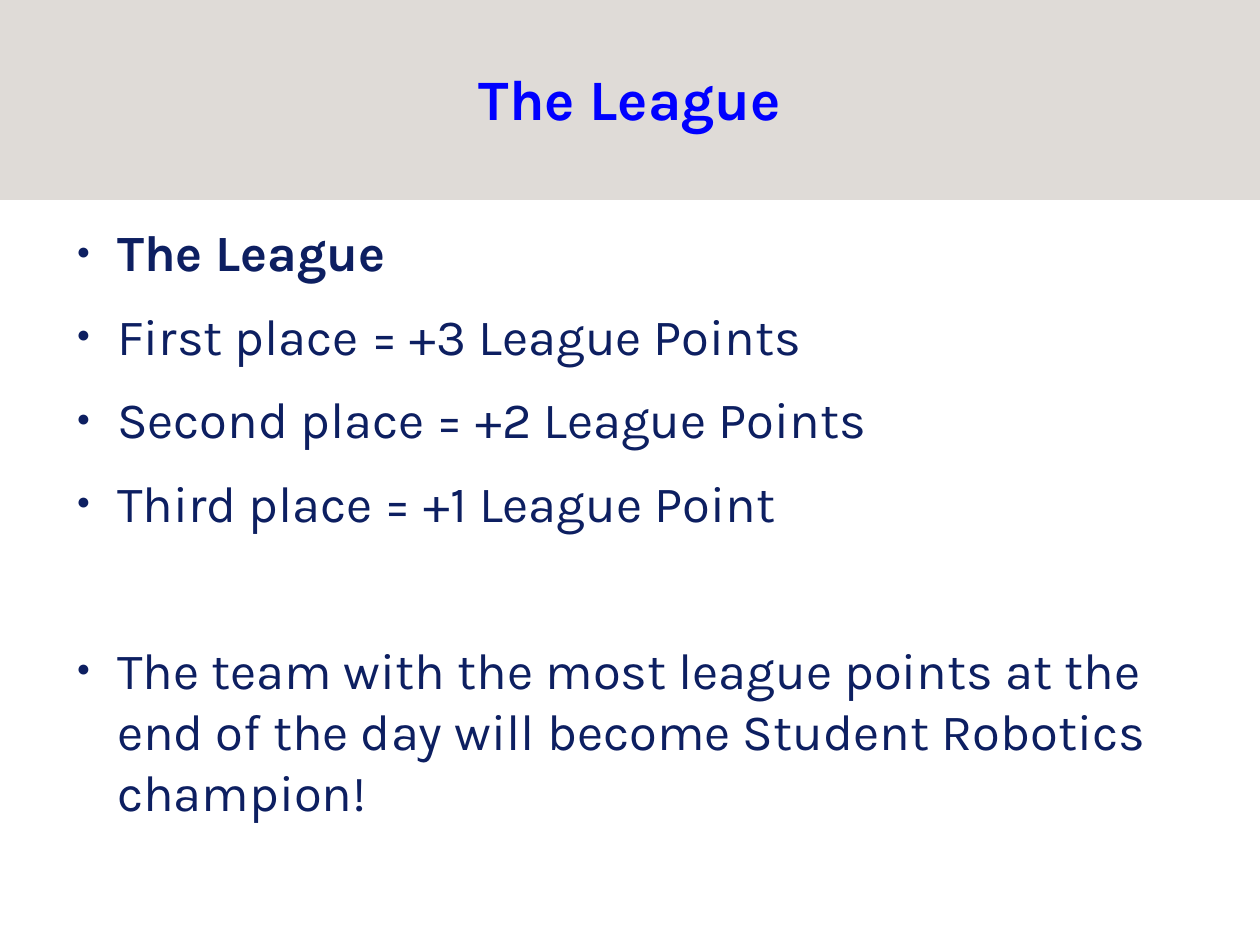
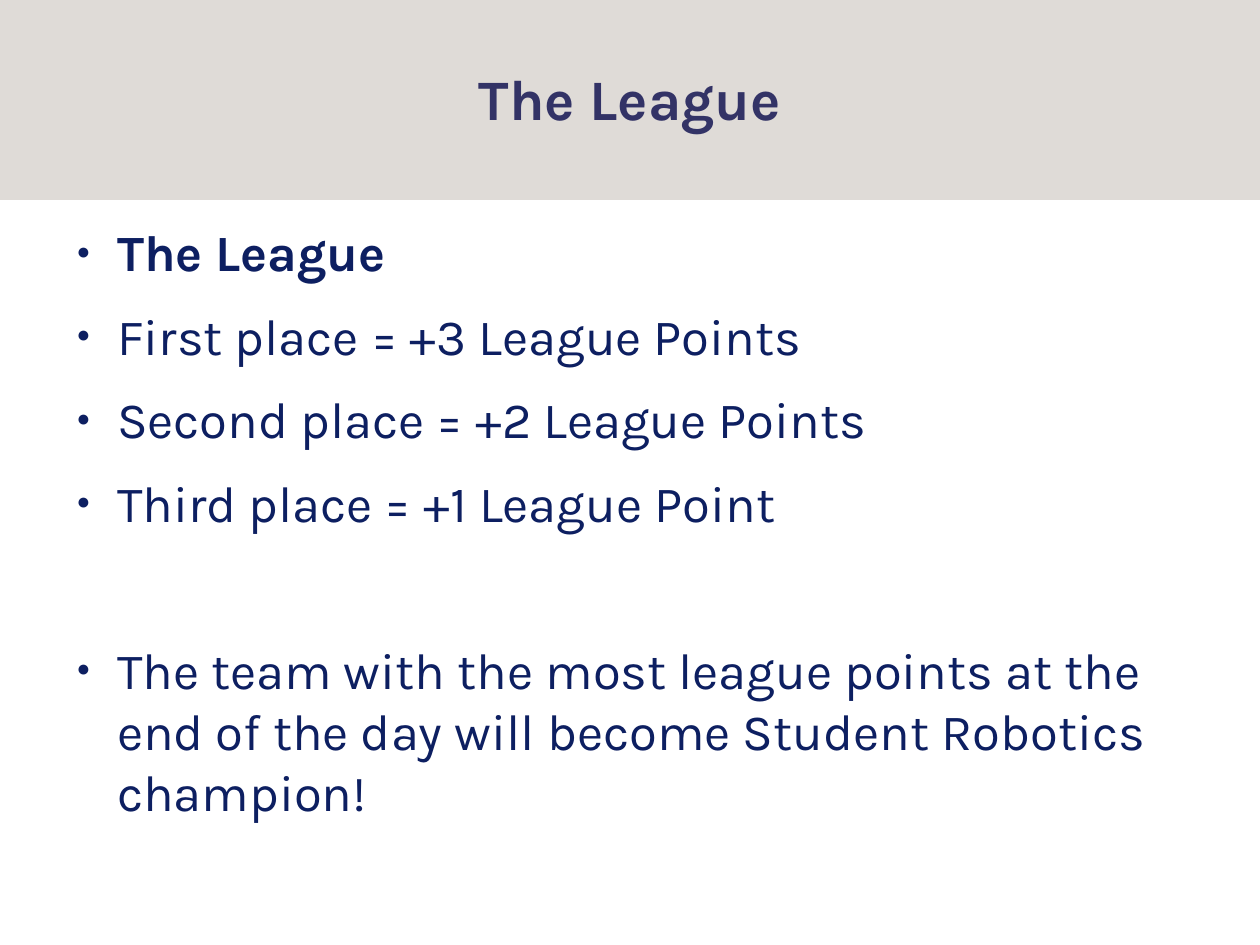
Before and after one commit to srobo/subversion-archive, a slide deck: slide 6 of KickStart/kickstart-08/presentations/kickstart-comp-presentation.odp. Drawn at 1260x945 pixels with LibreOffice and Linux fonts; fonts in the diff are those of the drawing; background and template pictures are left out. Boxes give left, top, right and bottom in pixels: in the first picture for what was removed or moved away, otherwise in the second. Text is boxed around its words. In the diff, an @@ line names an element or a change of style, - is before the commit and + after.

```diff
--- a/KickStart/kickstart-08/presentations/kickstart-comp-presentation.odp
+++ b/KickStart/kickstart-08/presentations/kickstart-comp-presentation.odp
@@ title "The League" at [479, 81, 781, 134]: text colour #0000FF to #333366 @@
```
Also in this commit, not shown: 5 other slides changed.
